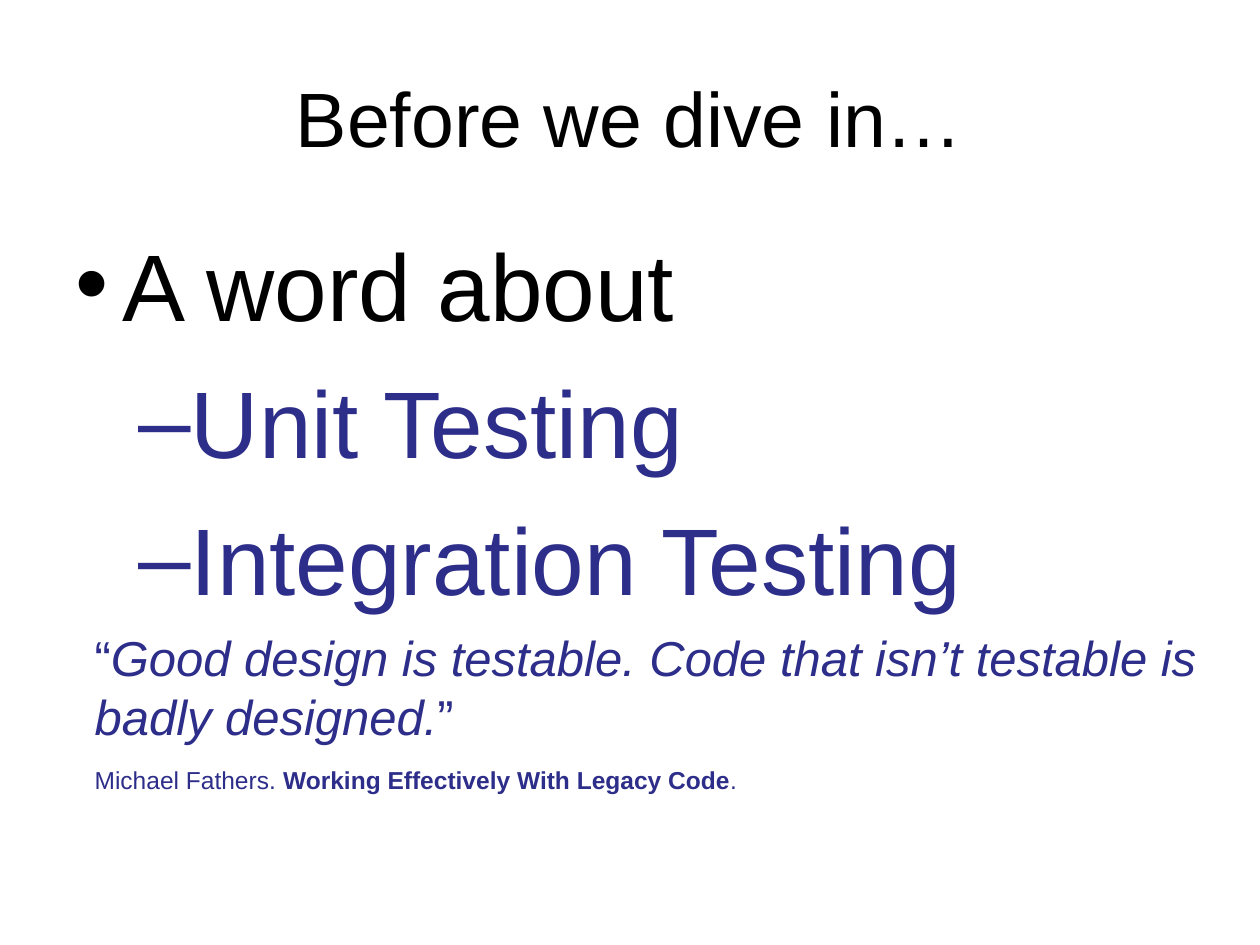
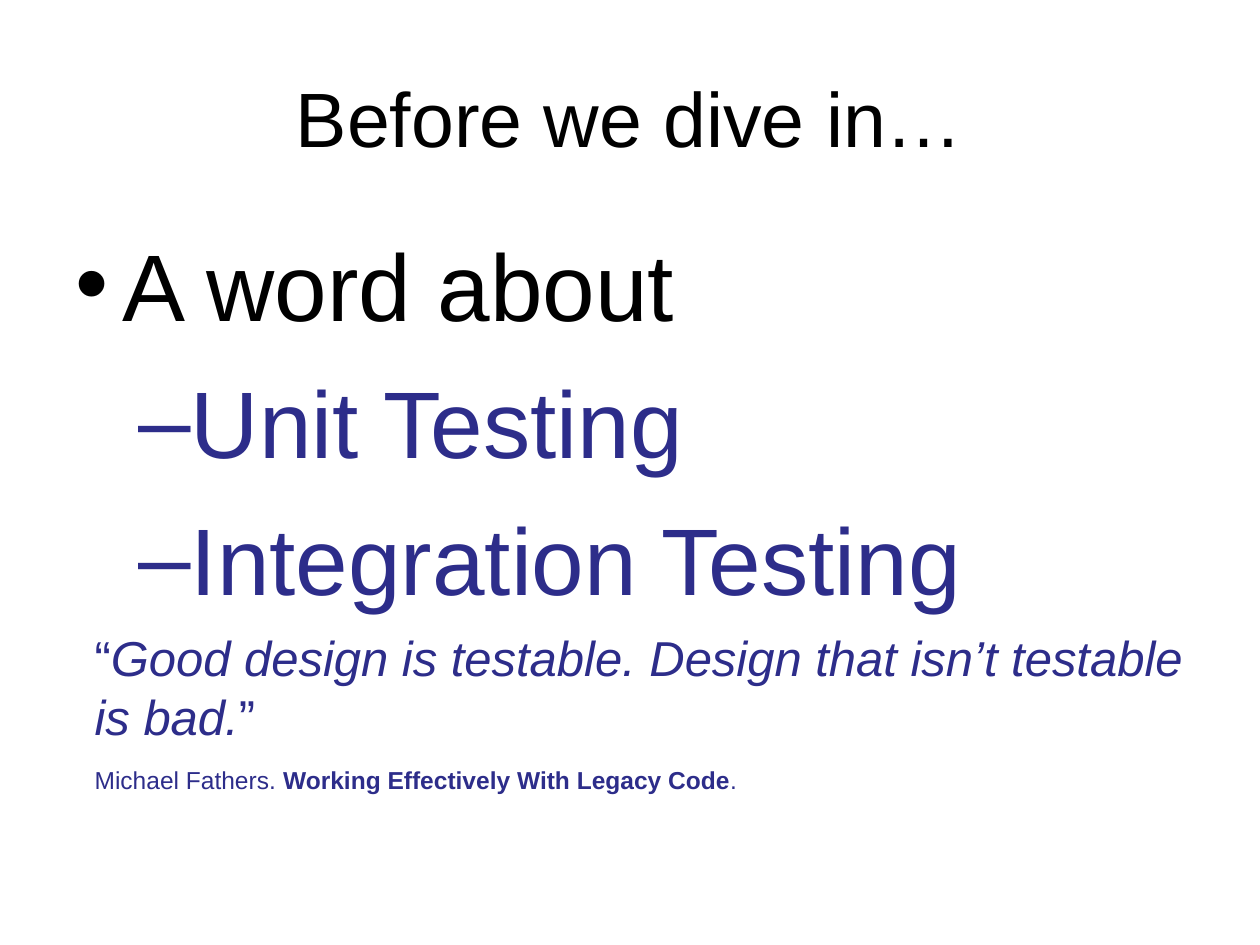
Before and after one commit to anibalvelarde/CodeSmells, a slide deck: slide 14 of DevelopingANoseForCodeSmells.ppt. Drawn at 1260x945 pixels with LibreOffice and Linux fonts; fonts in the diff are those of the drawing; background and template pictures are left out. Boxes give left, top, right and bottom in pixels: in the first picture for what was removed or moved away, otherwise in the second. Text is boxed around its words. In the diff, an @@ line names an element or a change of style, - is before the commit and + after.

```diff
--- a/DevelopingANoseForCodeSmells.ppt
+++ b/DevelopingANoseForCodeSmells.ppt
@@ text at bbox=[95, 640, 1182, 736]: text changed @@
-“Good design is testable. Code that isn’t testable is badly designed.”
+“Good design is testable. Design that isn’t testable is bad.”
```
Also in this commit, not shown: 5 other slides changed, 1 slide added.
